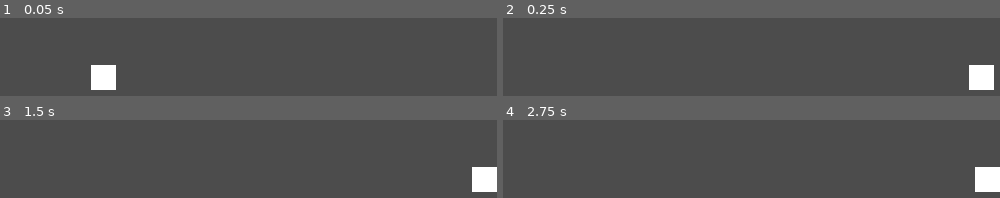
Above: before the commit, frames 1-4 (two rows, left to right).
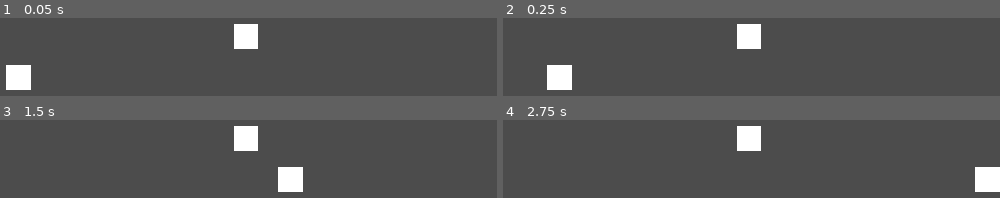
Above: after the commit, the same moments.

Repository: Noviv/BismarkUnchained
Game: Godot game, scene res://scenes/Main/Main.tscn
The game is run twice, just before and just after one commit, with the same random seed, the same clock (stepped at 60 frames per second) and the same inputs.
Inputs:
- Up to frame 1 (0.05 s): no input
- Up to frame 2 (0.25 s): no input
- Up to frame 3 (1.5 s): no input
- Up to frame 4 (2.75 s): no input

The runs differ from the first frame. In frame 1, 4.8% of the frame differs, in the area x 1-52%, y 7-93%; in frame 2, 4.8%; in frame 3, 4.8%; in frame 4, 1.5%.
Error after the commit: Parse Error: Parse error: Spaces used before tabs on a line (res://scenes/Enemy/Enemy.gd:10)

Commit message:
added enemy following/collision

Diff:
--- /dev/null
+++ b/BismarkUnchained/scenes/Enemy/Enemy.gd
@@ -0,0 +1,20 @@
+extends KinematicBody2D
+
+signal enemy_hit
+# Declare member variables here. Examples:
+# var a = 2
+# var b = "text"
+
+# Called when the node enters the scene tree for the first time.
+func _ready():
+ 	pass
+
+# Called every frame. 'delta' is the elapsed time since the previous frame.
+func _process(delta):
+	var pos = get_global_position()
+	var player_pos = get_node("../../Player/KinematicBody2D").get_global_position()
+	var dir = (player_pos - pos).normalized()
+	var collision = move_and_collide(dir * delta * 120)
+	if collision:
+		print("hit")
+		dir = dir.bounce(collision.normal)
--- /dev/null
+++ b/BismarkUnchained/scenes/Enemy/Enemy.tscn
@@ -0,0 +1,21 @@
+[gd_scene load_steps=4 format=2]
+
+[ext_resource path="res://scenes/Enemy/Enemy.gd" type="Script" id=1]
+
+[sub_resource type="CubeMesh" id=1]
+size = Vector3( 40, 40, 2 )
+
+[sub_resource type="RectangleShape2D" id=2]
+extents = Vector2( 20, 20 )
+
+[node name="Enemy" type="Node2D"]
+
+[node name="KinematicBody2D" type="KinematicBody2D" parent="."]
+script = ExtResource( 1 )
+
+[node name="MeshInstance2D" type="MeshInstance2D" parent="KinematicBody2D"]
+scale = Vector2( 0.990338, 1 )
+mesh = SubResource( 1 )
+
+[node name="CollisionShape2D" type="CollisionShape2D" parent="KinematicBody2D"]
+shape = SubResource( 2 )
--- a/BismarkUnchained/scenes/KinematicBody2D.gd
+++ b/BismarkUnchained/scenes/KinematicBody2D.gd
@@ -1,4 +1,4 @@
 extends KinematicBody2D
 
 func _physics_process(delta):
-	move_and_collide(Vector2(50, 0))
+	move_and_collide(Vector2(5, 0))
--- a/BismarkUnchained/scenes/Main/Main.tscn
+++ b/BismarkUnchained/scenes/Main/Main.tscn
@@ -1,8 +1,9 @@
-[gd_scene load_steps=4 format=2]
+[gd_scene load_steps=5 format=2]
 
 [ext_resource path="res://scenes/Main/Main.gd" type="Script" id=1]
 [ext_resource path="res://scenes/Wall.tscn" type="PackedScene" id=2]
 [ext_resource path="res://scenes/Player.tscn" type="PackedScene" id=3]
+[ext_resource path="res://scenes/Enemy/Enemy.tscn" type="PackedScene" id=4]
 
 [node name="Main" type="Node2D"]
 script = ExtResource( 1 )
@@ -12,3 +13,6 @@
 [node name="Player" parent="." instance=ExtResource( 3 )]
 position = Vector2( 500, 500 )
 scale = Vector2( 1, 1 )
+
+[node name="Enemy" parent="." instance=ExtResource( 4 )]
+position = Vector2( 878.557, 434.408 )
